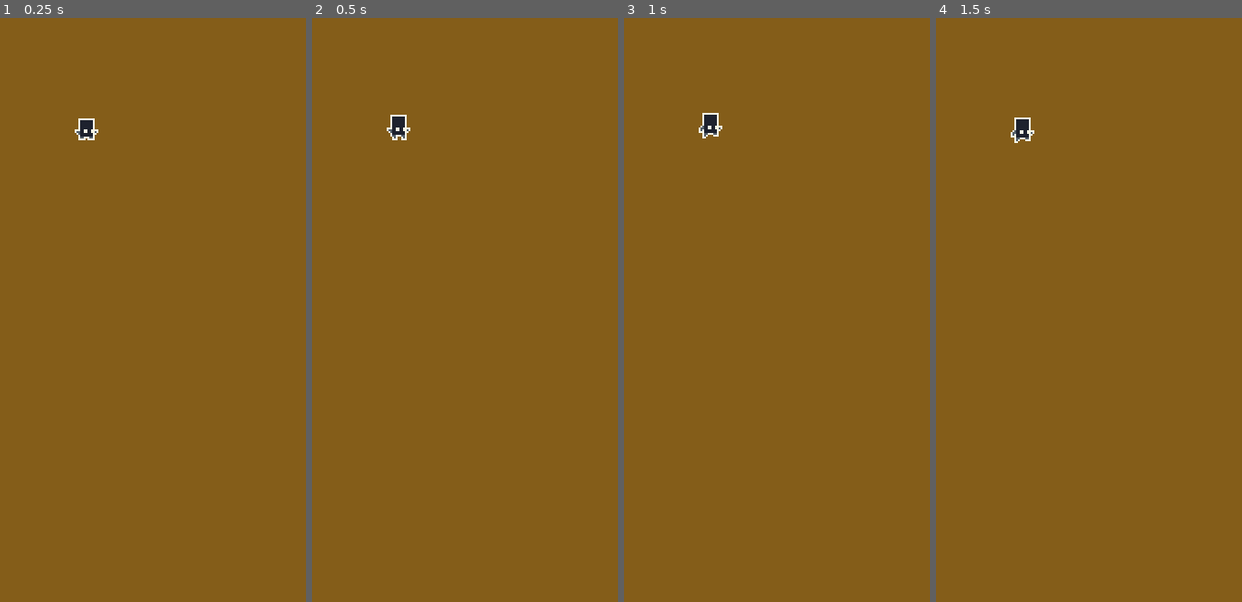
Above: before the commit, frames 1-4 (left to right).
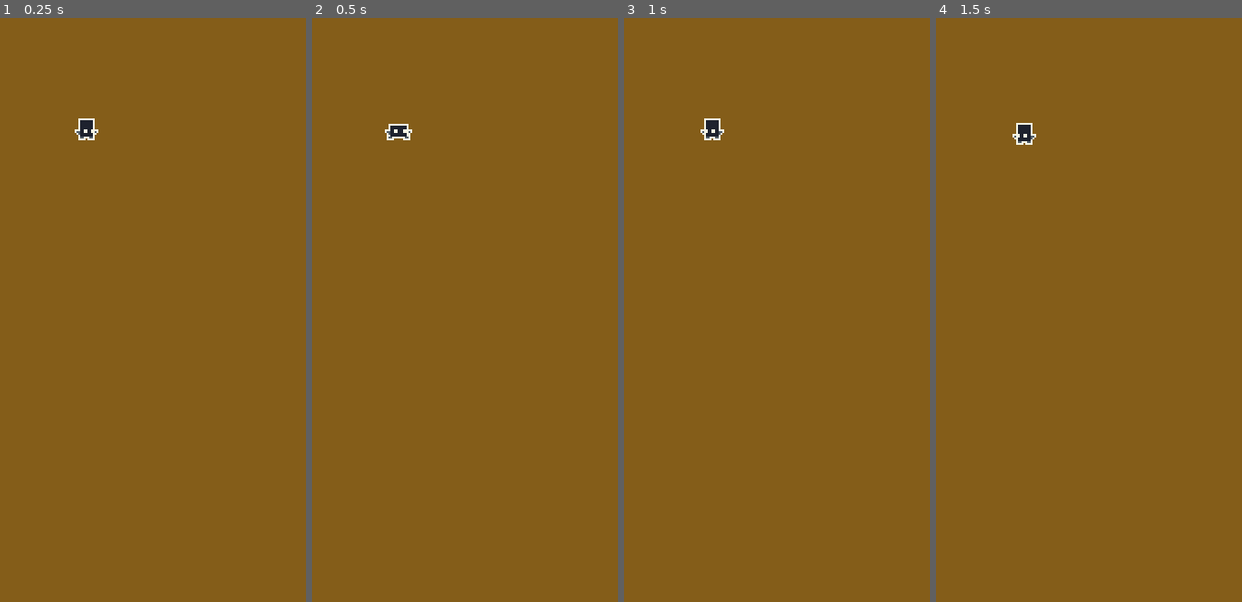
Above: after the commit, the same moments.

Repository: gonzalojs/vimjam2020
Game: Godot game, scene res://World.tscn
The game is run twice, just before and just after one commit, with the same random seed, the same clock (stepped at 60 frames per second) and the same inputs.
Inputs:
- Up to frame 1 (0.25 s): no input
- Up to frame 2 (0.5 s): no input
- Up to frame 3 (1 s): hold Right (ui_right) from 0.53 s (still down); tap Space (Jump) at 0.6, 0.77 s
- Up to frame 4 (1.5 s): tap Space (Jump) at 1.07, 1.35 s; release Right (ui_right) at 1.28 s; hold Down (ui_down) from 1.28 s (still down)

Frame 1 is identical in both runs. In frame 2, 0.2% of the frame differs, in the area x 23-33%, y 16-21%; in frame 3, 0.2%, in the area x 24-33%, y 16-21%; in frame 4, 0.2%.

Commit message:
player movement

Diff:
--- a/Scenes/Player.tscn
+++ b/Scenes/Player.tscn
@@ -1,14 +1,14 @@
-[gd_scene load_steps=7 format=2]
+[gd_scene load_steps=16 format=2]
 
-[ext_resource path="res://Assets/player.png" type="Texture" id=1]
+[ext_resource path="res://Assets/Player2.png" type="Texture" id=1]
 [ext_resource path="res://Scripts/Player.gd" type="Script" id=2]
 
 [sub_resource type="RectangleShape2D" id=1]
 extents = Vector2( 3.6895, 4.69625 )
 
 [sub_resource type="Animation" id=2]
-resource_name = "Idle"
-length = 0.4
+resource_name = "IdleLeft"
+length = 0.8
 tracks/0/type = "value"
 tracks/0/path = NodePath("Sprite:frame")
 tracks/0/interp = 1
@@ -16,14 +16,29 @@
 tracks/0/imported = false
 tracks/0/enabled = true
 tracks/0/keys = {
-"times": PoolRealArray( 0, 0.1, 0.2, 0.3 ),
-"transitions": PoolRealArray( 1, 1, 1, 1 ),
+"times": PoolRealArray( 0, 0.1, 0.2, 0.3, 0.4, 0.5, 0.6, 0.7 ),
+"transitions": PoolRealArray( 1, 1, 1, 1, 1, 1, 1, 1 ),
 "update": 1,
-"values": [ 0, 1, 3, 1 ]
+"values": [ 15, 14, 13, 12, 11, 10, 9, 8 ]
 }
 
 [sub_resource type="Animation" id=3]
-resource_name = "Jump"
+length = 0.8
+loop = true
+tracks/0/type = "value"
+tracks/0/path = NodePath("Sprite:frame")
+tracks/0/interp = 1
+tracks/0/loop_wrap = true
+tracks/0/imported = false
+tracks/0/enabled = true
+tracks/0/keys = {
+"times": PoolRealArray( 0, 0.1, 0.2, 0.3, 0.4, 0.5, 0.6, 0.7 ),
+"transitions": PoolRealArray( 1, 1, 1, 1, 1, 1, 1, 1 ),
+"update": 1,
+"values": [ 0, 1, 3, 1, 4, 5, 6, 7 ]
+}
+
+[sub_resource type="Animation" id=4]
 length = 0.6
 tracks/0/type = "value"
 tracks/0/path = NodePath("Sprite:frame")
@@ -50,8 +65,9 @@
 "values": [ Vector2( 0, -2 ), Vector2( 0, -5 ) ]
 }
 
-[sub_resource type="Animation" id=4]
-length = 0.7
+[sub_resource type="Animation" id=5]
+resource_name = "RunLeft"
+length = 0.8
 tracks/0/type = "value"
 tracks/0/path = NodePath("Sprite:frame")
 tracks/0/interp = 1
@@ -59,11 +75,56 @@
 tracks/0/imported = false
 tracks/0/enabled = true
 tracks/0/keys = {
-"times": PoolRealArray( 0, 0.1, 0.2, 0.3, 0.4, 0.5, 0.6 ),
-"transitions": PoolRealArray( 1, 1, 1, 1, 1, 1, 1 ),
+"times": PoolRealArray( 0, 0.1, 0.2, 0.3, 0.4, 0.5, 0.6, 0.7 ),
+"transitions": PoolRealArray( 1, 1, 1, 1, 1, 1, 1, 1 ),
 "update": 1,
-"values": [ 8, 9, 10, 11, 12, 13, 14 ]
+"values": [ 24, 25, 26, 27, 28, 29, 30, 31 ]
 }
+
+[sub_resource type="Animation" id=6]
+length = 0.8
+tracks/0/type = "value"
+tracks/0/path = NodePath("Sprite:frame")
+tracks/0/interp = 1
+tracks/0/loop_wrap = true
+tracks/0/imported = false
+tracks/0/enabled = true
+tracks/0/keys = {
+"times": PoolRealArray( 0, 0.1, 0.2, 0.3, 0.4, 0.5, 0.6, 0.7 ),
+"transitions": PoolRealArray( 1, 1, 1, 1, 1, 1, 1, 1 ),
+"update": 1,
+"values": [ 16, 17, 18, 19, 20, 21, 22, 23 ]
+}
+
+[sub_resource type="AnimationNodeAnimation" id=7]
+animation = "IdleLeft"
+
+[sub_resource type="AnimationNodeAnimation" id=8]
+animation = "IdleRight"
+
+[sub_resource type="AnimationNodeAnimation" id=9]
+animation = "IdleLeft"
+
+[sub_resource type="AnimationNodeAnimation" id=10]
+animation = "IdleRight"
+
+[sub_resource type="AnimationNodeBlendSpace2D" id=11]
+blend_point_0/node = SubResource( 7 )
+blend_point_0/pos = Vector2( -1, 0 )
+blend_point_1/node = SubResource( 8 )
+blend_point_1/pos = Vector2( 1, 0 )
+blend_point_2/node = SubResource( 9 )
+blend_point_2/pos = Vector2( 0, -1 )
+blend_point_3/node = SubResource( 10 )
+blend_point_3/pos = Vector2( 0, 1 )
+blend_mode = 1
+
+[sub_resource type="AnimationNodeStateMachine" id=12]
+states/Idle/node = SubResource( 11 )
+states/Idle/position = Vector2( 336, 102 )
+graph_offset = Vector2( -1, -21 )
+
+[sub_resource type="AnimationNodeStateMachinePlayback" id=13]
 
 [node name="Player" type="KinematicBody2D"]
 script = ExtResource( 2 )
@@ -71,17 +132,26 @@
 [node name="Sprite" type="Sprite" parent="."]
 position = Vector2( 0, -5 )
 texture = ExtResource( 1 )
-vframes = 2
-hframes = 8
-frame = 11
+vframes = 4
+hframes = 16
+frame = 8
 
 [node name="CollisionShape2D" type="CollisionShape2D" parent="."]
 position = Vector2( -0.943878, 0.23597 )
 shape = SubResource( 1 )
 
 [node name="AnimationPlayer" type="AnimationPlayer" parent="."]
-autoplay = "Idle"
-anims/Idle = SubResource( 2 )
-anims/Jump = SubResource( 3 )
-anims/Run = SubResource( 4 )
+autoplay = "IdleRight"
+anims/IdleLeft = SubResource( 2 )
+anims/IdleRight = SubResource( 3 )
+anims/Jump = SubResource( 4 )
+anims/RunLeft = SubResource( 5 )
+anims/RunRight = SubResource( 6 )
+
+[node name="AnimationTree" type="AnimationTree" parent="."]
+tree_root = SubResource( 12 )
+anim_player = NodePath("../AnimationPlayer")
+active = true
+parameters/playback = SubResource( 13 )
+parameters/Idle/blend_position = Vector2( 0, 0 )
 [connection signal="animation_finished" from="AnimationPlayer" to="." method="_on_AnimationPlayer_animation_finished"]
--- a/Scripts/Player.gd
+++ b/Scripts/Player.gd
@@ -9,6 +9,8 @@
 
 var velocity := Vector2.ZERO
 var roll_vector := Vector2.ZERO
+var right = true
+
 
 func _physics_process(delta: float) -> void:
 	var input_vector = Vector2.ZERO
@@ -18,14 +20,23 @@
 
 	if input_vector != Vector2.ZERO:
 		if (animationPlayer.get_current_animation() != "Jump"):
-			animationPlayer.play("Run")
+			if input_vector.x < 0:
+				animationPlayer.play("RunLeft")
+				right = false
+			else:
+				animationPlayer.play("RunRight")
+				right = true
 			velocity = velocity.move_toward(input_vector * MAX_SPEED, ACCELERATION * delta)
 	else:
 		if (animationPlayer.get_current_animation() != "Jump"):
-			animationPlayer.play("Idle")
+			if right == true:
+				animationPlayer.play("IdleRight")
+			else:
+				animationPlayer.play("IdleLeft")
 			velocity = velocity.move_toward(Vector2.ZERO, FRICTION * delta)
 
 	velocity = move_and_slide(velocity)
+
 
 	if Input.is_action_just_pressed("Jump"):
 		animationPlayer.play("Jump")
Binary file added: Assets/Player2.png
Not shown, added: Assets/Player2.png.import
